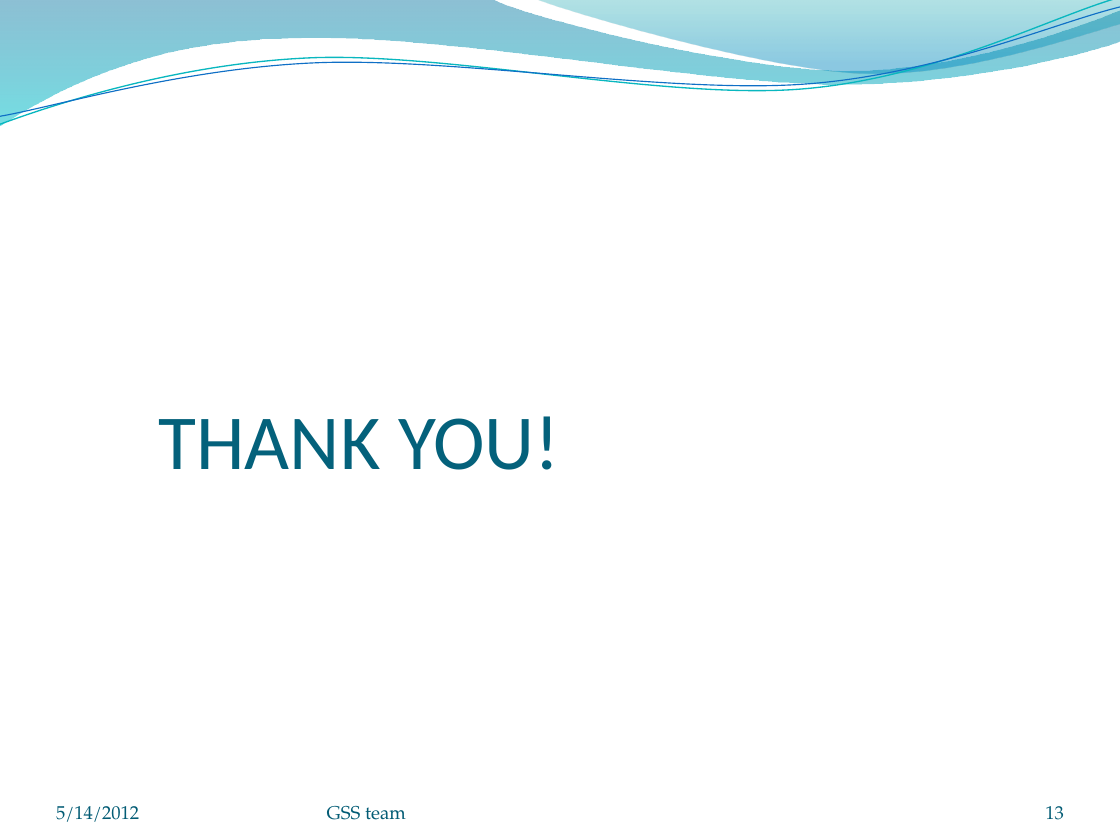
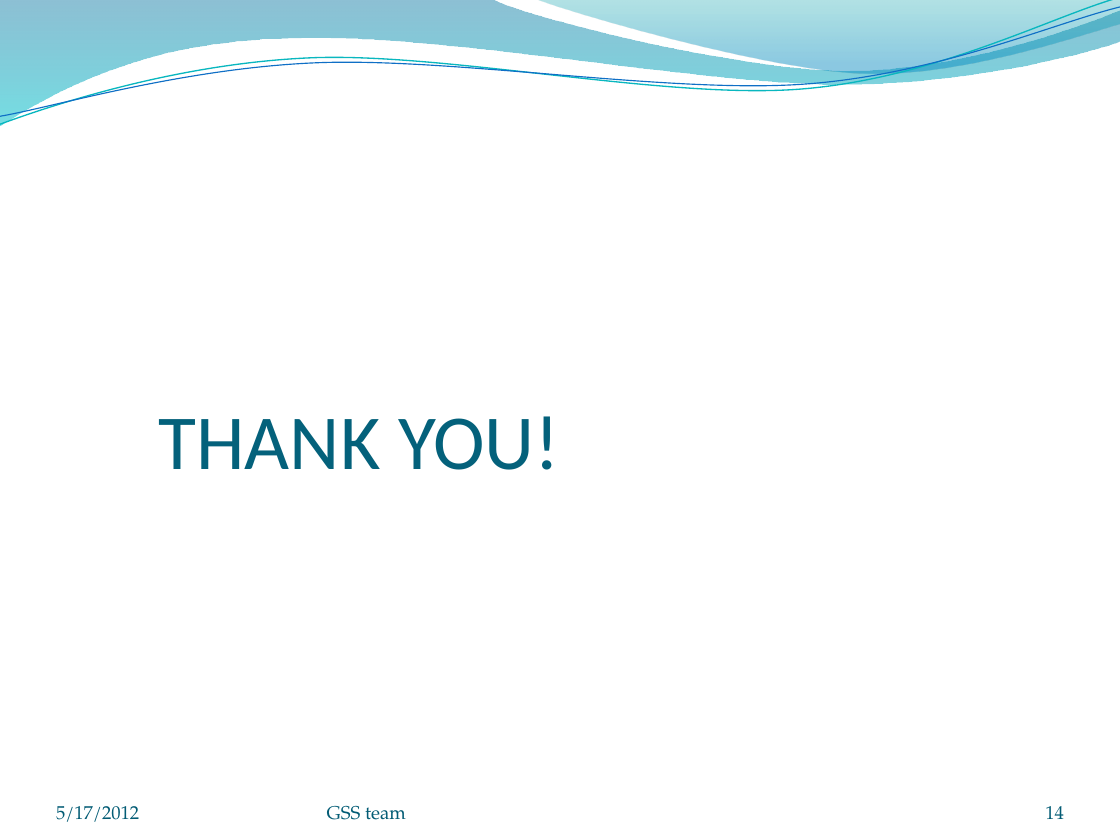
Before and after one commit to cprofu2012/DoAn, a slide deck: slide 14 of Document/Slide 1.pptx (slide 13 before the commit). Drawn at 1120x840 pixels with LibreOffice and Linux fonts; fonts in the diff are those of the drawing; background and template pictures are left out. Boxes give left, top, right and bottom in pixels: in the first picture for what was removed or moved away, otherwise in the second. Text is boxed around its words. In the diff, an @@ line names an element or a change of style, - is before the commit and + after.

```diff
--- a/Document/Slide 1.pptx
+++ b/Document/Slide 1.pptx
@@ text at <box>56,806,139,822</box>: text changed @@
-5/14/2012
+5/17/2012
@@ page number at <box>1045,806,1064,819</box>: text changed @@
-13
+14
```
Also in this commit, not shown: 12 other slides changed, 1 slide added.
